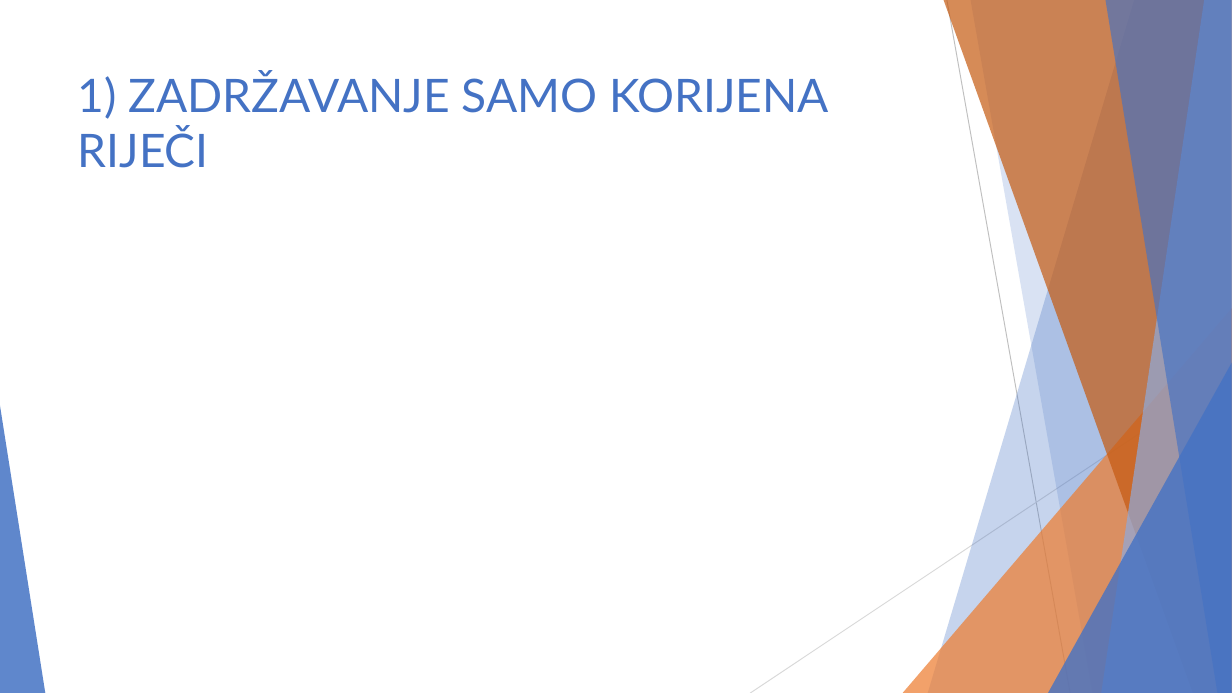
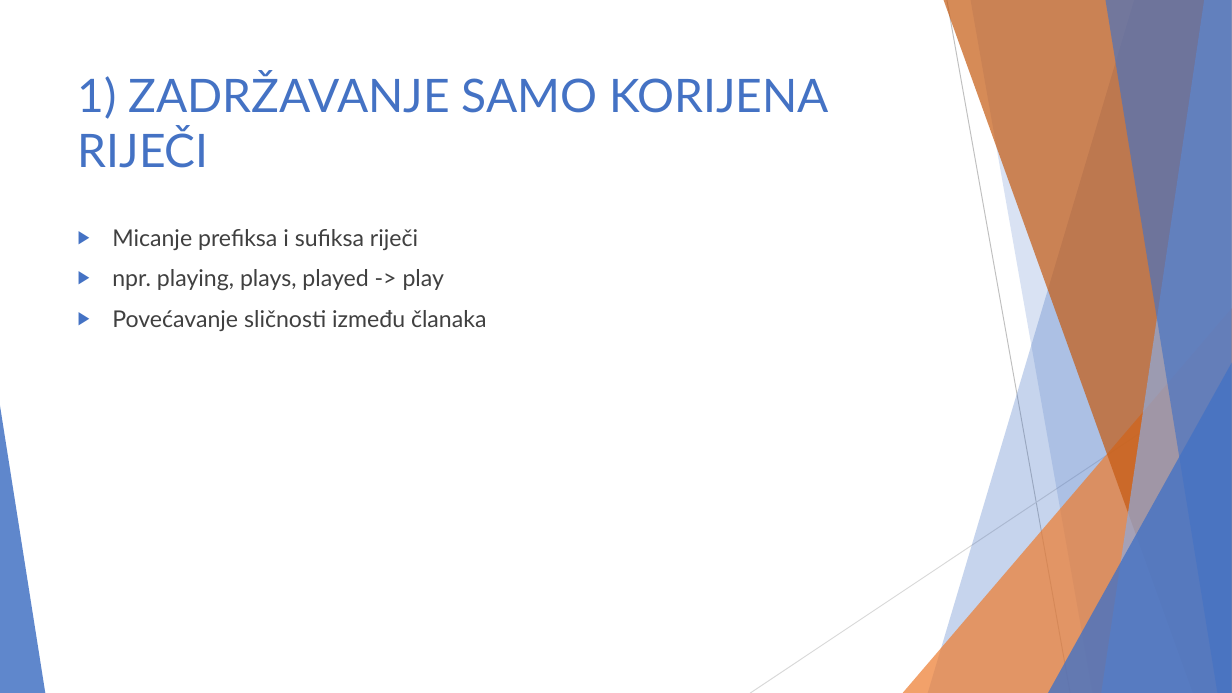
Before and after one commit to majajuric/UUZOP-Text-Classification-using-String-Kernels, a slide deck: slide 6 of UZOP_prezentacija.pptx (slide 5 before the commit). Drawn at 1232x693 pixels with LibreOffice and Linux fonts; fonts in the diff are those of the drawing. Boxes give left, top, right and bottom in pixels: in the first picture for what was removed or moved away, otherwise in the second. Text is boxed around its words. In the diff, an @@ line names an element or a change of style, - is before the commit and + after.

Commit message:
dodano zadržavanje korijena riječi

```diff
--- a/UZOP_prezentacija.pptx
+++ b/UZOP_prezentacija.pptx
@@ text added at <box>112,229,486,331</box>, 18 pt, text #404040 @@
+▶ Micanje prefiksa i sufiksa riječi
+▶ npr. playing, plays, played -> play
+▶ Povećavanje sličnosti između članaka
```
Also in this commit, not shown: 1 other slide changed, 3 slides added.
